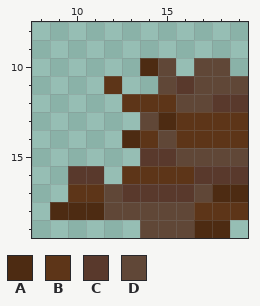
One commit to this pixel-art sprite: src/assets/block/wood/red/bottom_right/wood_red_bottom_right_1.png. The first picture shows the starting point.
The file is 20x20 pixels. Shown: x 8..19, y 8..19.
Palette (. is transparent): A #4d2b12  B #5d3518  C #59392c  D #604737
After:
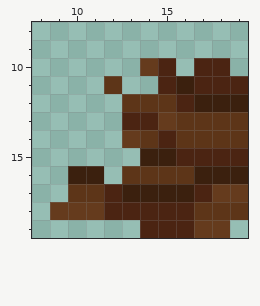
Message: all new darker woods
From old to new:
@@ palette @@
-A #4d2b12
+A #653b1d
-C #59392c
+C #3b200e
-D #604737
+D #4b2412
@@ x 8..19 @@
 11 ....B..DCDDD
-12 .....BBBDDCC
-13 ......DABBBB
+12 .....BBBDCCC
+13 .....DDABBBB
 14 .....ABDBBBB
Changed places in both pictures, as pixel boxes (x1, y1, x2, y2):
changed: (50, 58, 248, 238)
